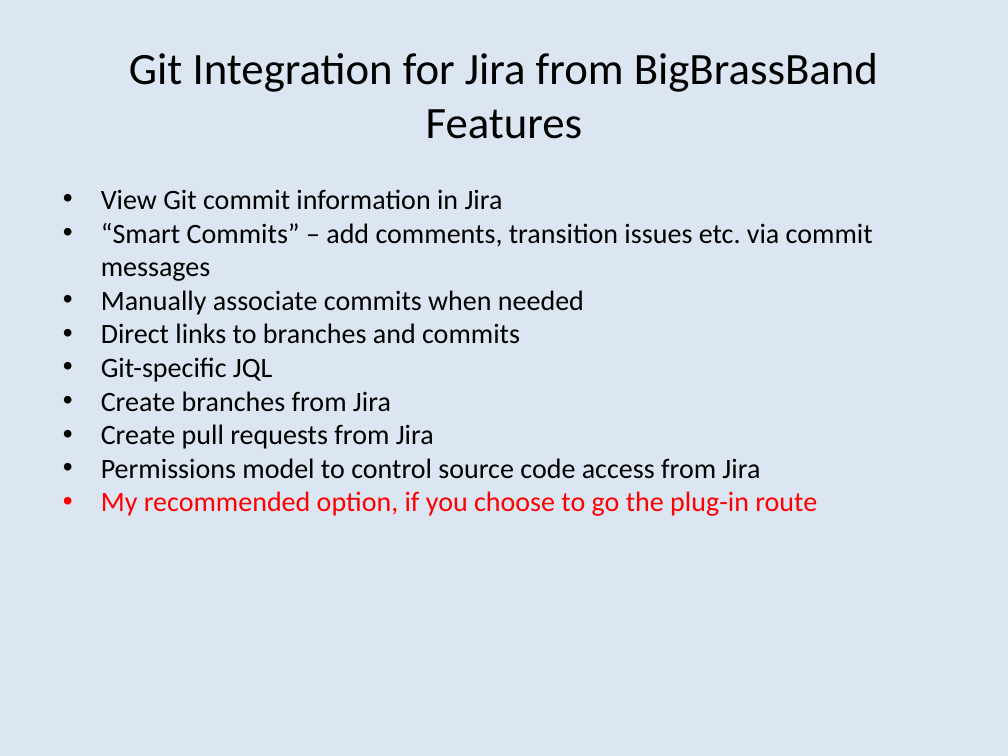
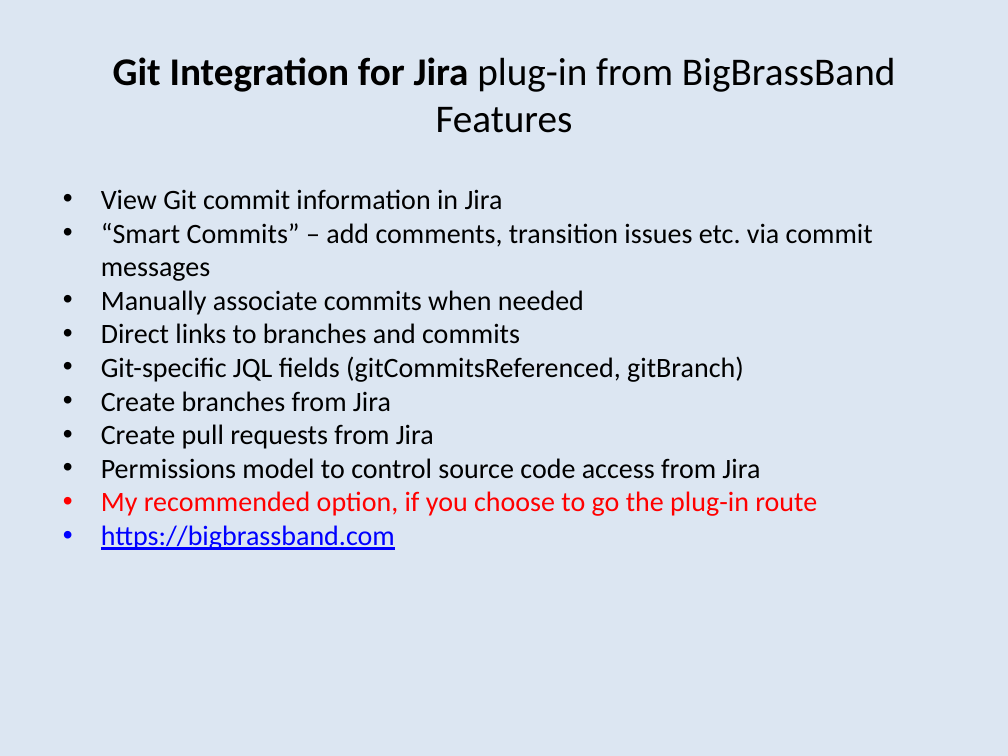
Before and after one commit to bobk/jirapresentations, a slide deck: slide 6 of Git Integration Options for Jira.pptx (slide 7 before the commit). Drawn at 1008x756 pixels with LibreOffice and Linux fonts; fonts in the diff are those of the drawing. Boxes give left, top, right and bottom in pixels: in the first picture for what was removed or moved away, otherwise in the second. Text is boxed around its words. In the diff, an @@ line names an element or a change of style, - is before the commit and + after.

```diff
--- a/Git Integration Options for Jira.pptx
+++ b/Git Integration Options for Jira.pptx
@@ title at box(113, 57, 895, 133): text changed; size 32 to 28 pt @@
-Git Integration for Jira from BigBrassBand
-Features
+Git Integration for Jira plug-in from BigBrassBand
+Features
@@ text at box(101, 356, 744, 382): text changed @@
-• Git-specific JQL
+• Git-specific JQL fields (gitCommitsReferenced, gitBranch)
@@ text at box(101, 525, 395, 550): paragraph added @@
+• https://bigbrassband.com
```
Also in this commit, not shown: 8 other slides changed, 1 slide added, 1 slide removed.
